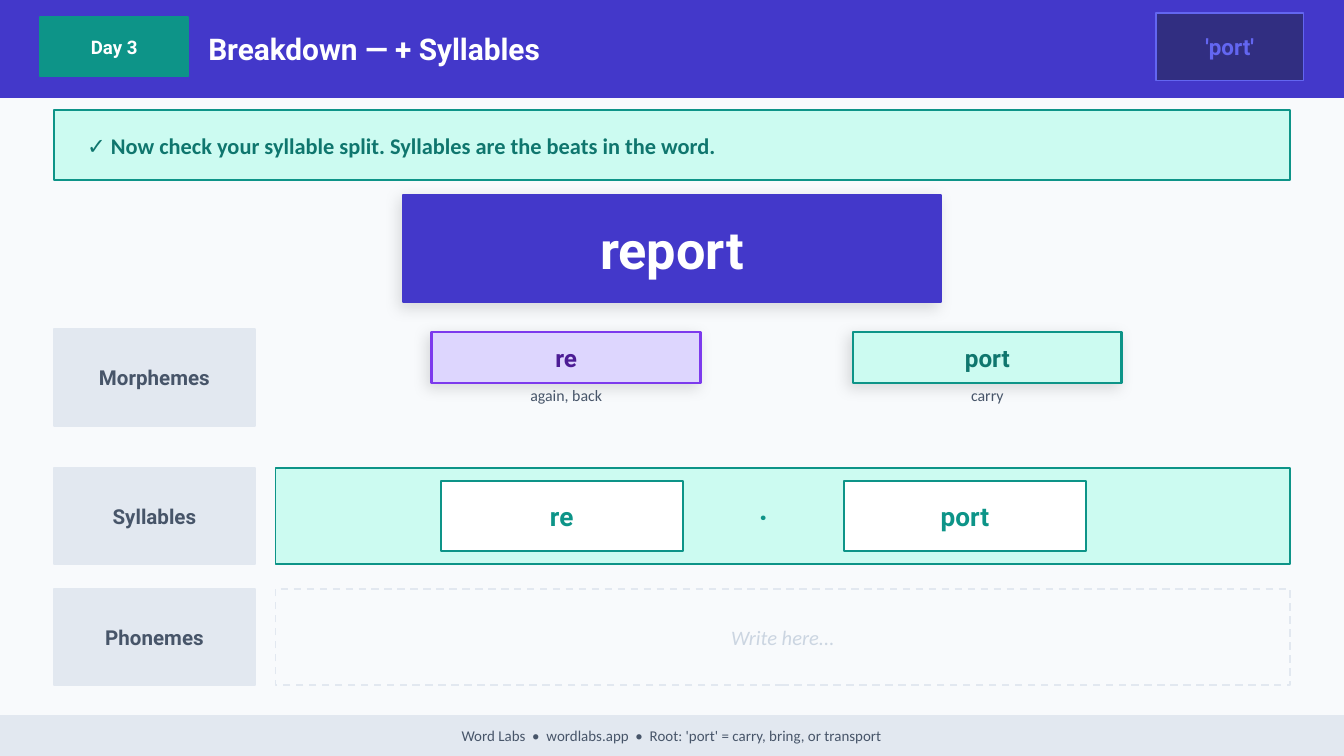
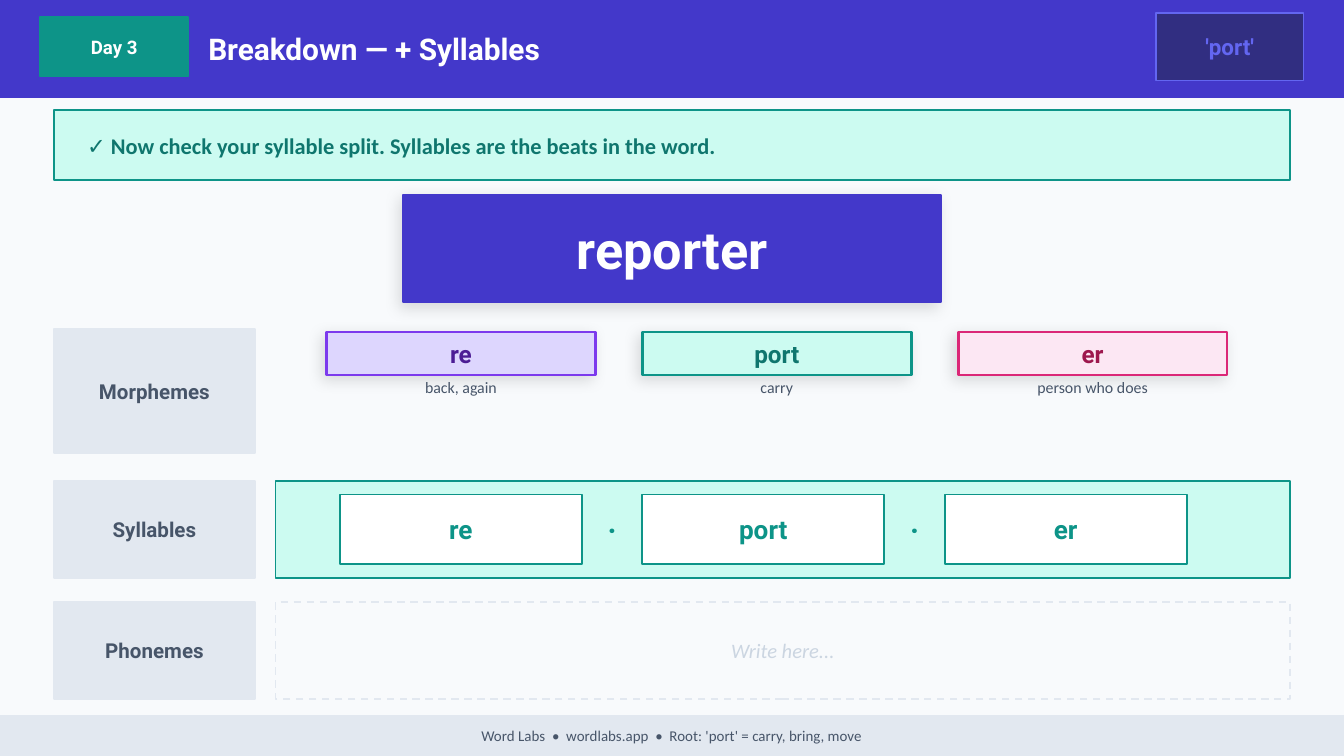
Before and after one commit to NickD135/morphology-builder, a slide deck: slide 26 of output/wordlabs-port-3day.pptx (slide 34 before the commit). Drawn at 1344x756 pixels with LibreOffice and Linux fonts; fonts in the diff are those of the drawing. Boxes give left, top, right and bottom in pixels: in the first picture for what was removed or moved away, otherwise in the second. Text is boxed around its words. In the diff, an @@ line names an element or a change of style, - is before the commit and + after.

```diff
--- a/output/wordlabs-port-3day.pptx
+++ b/output/wordlabs-port-3day.pptx
@@ text at [576,234,767,280]: text changed @@
-report
+reporter
@@ text "Morphemes": place and size @@
-text "Morphemes" at [99,369,210,389]
+text "Morphemes" at [99,383,210,403]
@@ rectangle: place and size @@
-rectangle at [54,329,255,426]
+rectangle at [54,329,255,453]
@@ text "re": place and size @@
-text "re" at [555,354,577,367]
+text "re" at [450,350,472,363]
@@ rectangle: place and size @@
-rectangle at [431,332,700,383]
+rectangle at [327,332,595,375]
@@ text "port": place and size @@
-text "port" at [965,351,1010,372]
+text "port" at [754,347,799,368]
@@ proportions changed in 3 elements at [54,329,255,453], [327,332,595,375], [642,332,911,375] @@
@@ rectangle: place and size @@
-rectangle at [853,332,1122,383]
+rectangle at [642,332,911,375]
@@ rectangle added at [958,332,1227,375], fill #FCE7F3, outline #DB2777 1.5 pt @@
@@ text added at [1082,350,1104,364], 13 pt, text #9D174D, bold @@
+er
@@ text at [425,382,496,396]: text changed @@
-again, back
+back, again
@@ text "carry": place and size @@
-text "carry" at [971,393,1003,404]
+text "carry" at [760,385,792,396]
@@ text added at [1037,382,1148,396], 8.5 pt, text #475569 @@
+person who does
@@ text "re": place and size @@
-text "re" at [550,512,573,527]
+text "re" at [449,525,472,540]
@@ rectangle: place and size @@
-rectangle at [844,481,1086,551]
+rectangle at [340,495,582,564]
@@ text "·" rewrapped from [683,481,844,551] to [582,495,642,564] @@
@@ text "port": place and size @@
-text "port" at [941,508,989,532]
+text "port" at [739,521,787,545]
@@ rectangle: place and size @@
-rectangle at [441,481,683,551]
+rectangle at [642,495,884,564]
@@ text added at [884,495,945,564], 16 pt, text #0D9488, bold @@
+·
@@ rectangle added at [945,495,1187,564], fill #FFFFFF, outline #0D9488 1 pt @@
@@ text added at [1054,525,1078,540], 14 pt, text #0D9488, bold @@
+er
@@ 4 rectangles, 3 texts: place and size @@
-4 rectangles, 3 texts at [54,468,1290,685]
+4 rectangles, 3 texts at [54,481,1290,699]
@@ text at [481,730,862,744]: text changed @@
-Word Labs • wordlabs.app • Root: 'port' = carry, bring, or transport
+Word Labs • wordlabs.app • Root: 'port' = carry, bring, move
```
Also in this commit, not shown: 34 other slides changed, 8 other files.
